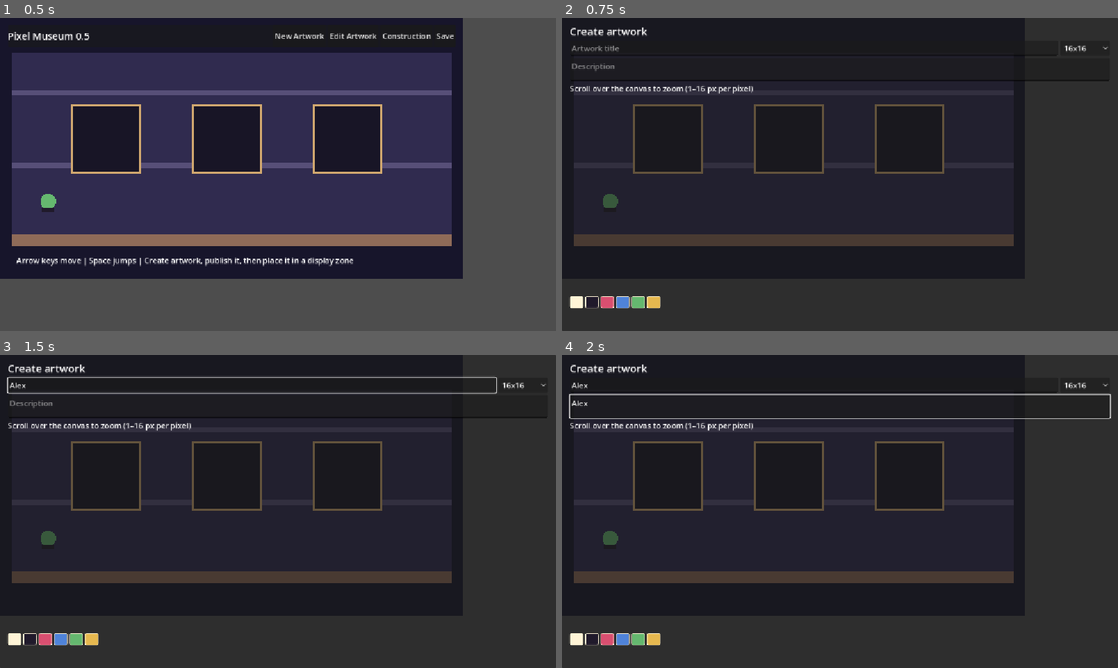
Above: before the commit, frames 1-4 (two rows, left to right).
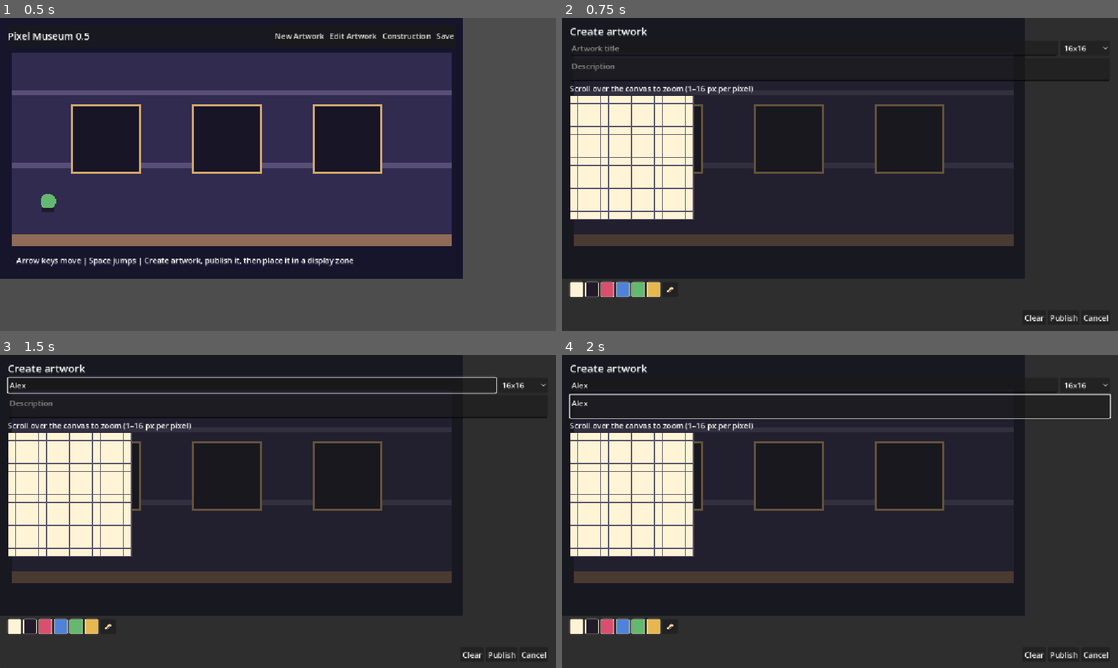
Above: after the commit, the same moments.

Repository: Yhtomitos/PixelMuseum
Game: Godot game, scene res://node_2d.tscn
Same seed, same stepped clock (60 frames per second), same inputs: the game is played once before the commit and once after it.
Inputs (mouse positions are in pixels of both pictures, inside the frame that each line leads up to):
- Up to frame 1 (0.5 s): no input
- Up to frame 2 (0.75 s): click "New Artwork" at 0.5 s
- Up to frame 3 (1.5 s): click (250, 386) at 1.27 s; type "Alex" at 1.35 s
- Up to frame 4 (2 s): click (840, 405) at 1.5 s; type "Alex" at 1.58 s

Frame 1 is identical in both runs. In frame 2, 10% of the frame differs, in the area x 1-99%, y 24-97%; in frame 3, 10%; in frame 4, 10%.
Error before the commit: Invalid assignment of property or key 'icon_max_width' with value of type 'int' on a base object of type 'Button'. (res://scripts/pixel_editor.gd:92)

Commit message:
Fixed the Godot error by removing the unsupported icon_max_width property from pixel_editor.gd.

Diff:
--- a/scripts/pixel_editor.gd
+++ b/scripts/pixel_editor.gd
@@ -89,7 +89,6 @@
 		palette.add_child(swatch)
 	eraser_button = Button.new()
 	eraser_button.icon = load("res://assets/eraser.svg")
-	eraser_button.icon_max_width = 20
 	eraser_button.custom_minimum_size = Vector2(32, 24)
 	eraser_button.tooltip_text = "Eraser: left-click pixels to erase"
 	eraser_button.toggle_mode = true
